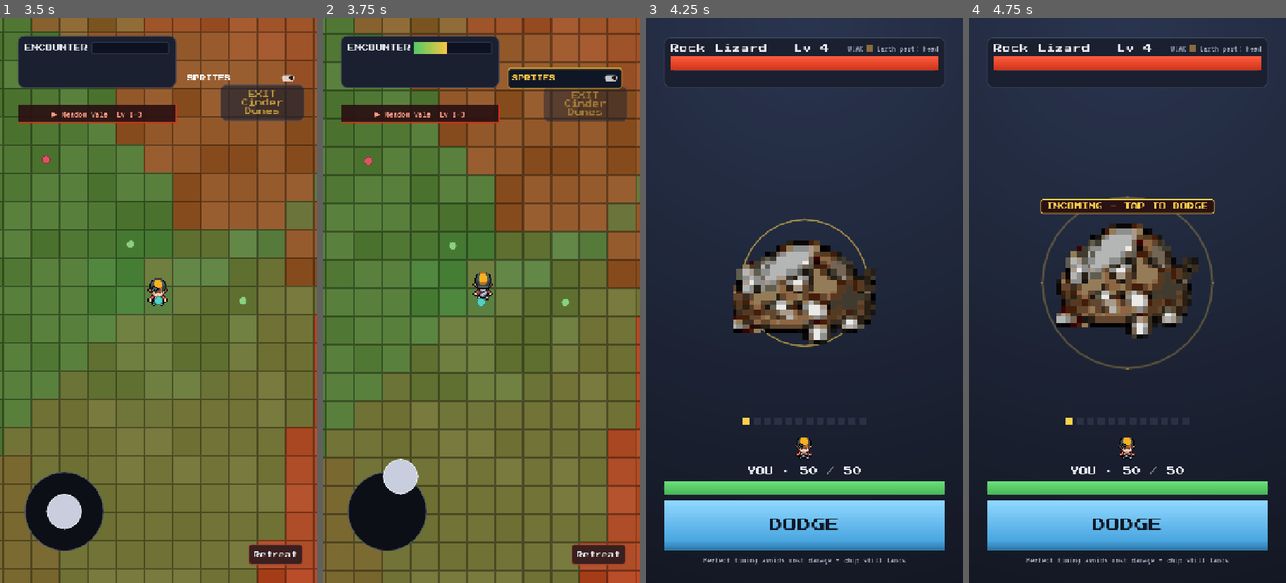
Above: before the commit, frames 1-4 (left to right).
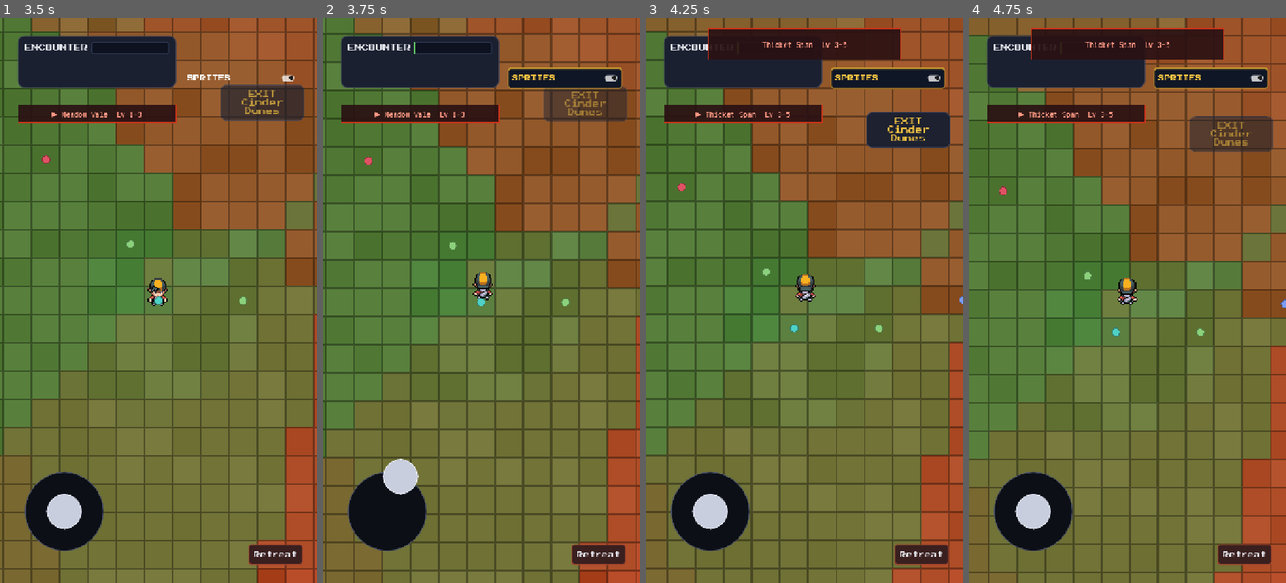
Above: after the commit, the same moments.

Repository: taigamura/infinity-hunter
Game: Godot game, scene res://src/ui/launch/launch_screen.tscn
The game is run twice, just before and just after one commit, with the same random seed, the same clock (stepped at 60 frames per second) and the same inputs.
Inputs (mouse positions are in pixels of both pictures, inside the frame that each line leads up to):
- Up to frame 1 (3.5 s): click "START EXPEDITION" at 0.5 s; click "Retreat" at 1.25 s; click "START EXPEDITION" at 2 s; click "SPRITES" at 2.75 s
- Up to frame 2 (3.75 s): drag from (386, 509) to (513, 176) at 3.52 s
- Up to frame 3 (4.25 s): no input
- Up to frame 4 (4.75 s): drag from (1064, 328) to (1111, 413) at 4.27 s

Frame 1 is identical in both runs. In frame 2, 0.2% of the frame differs, in the area x 29-40%, y 4-7%; in frame 3, 95%; in frame 4, 97%, in the area x 0-100%, y 0-100%.

Commit message:
Overworld: delta-scale encounter gauge so fights don't fire instantly
The encounter gauge ticked once per 60Hz physics frame while moving but
added the full per-tick gauge_rate each time, so a fight fired after
~0.26s of walking in the calmest section. Make the fill time-based:
EncounterSystem.tick gains an optional dt (defaults to 1.0, preserving
the per-tick unit tests) and the overworld passes the frame delta, so
gauge_rate now reads as a per-second rate (calm camp ~15s, hotter fill
sections ~5-6s, apex/spike ~1-2s).

Co-Authored-By: Claude Opus 4.8 <noreply@anthropic.com>
Claude-Session: https://claude.ai/code/session_01QF11cToPNv2AwSFHM5VUrP

Diff:
--- a/src/systems/encounter_system.gd
+++ b/src/systems/encounter_system.gd
@@ -12,13 +12,19 @@
 # (tier_params["jitter"], default 0). Returns {"gauge": float, "fired": bool}.
 # When the advanced gauge reaches or exceeds GAUGE_THRESHOLD, fired is true
 # and the returned gauge resets to 0.
-static func tick(tier_params: Dictionary, gauge: float, rng: RandomNumberGenerator) -> Dictionary:
+#
+# `dt` scales the advance so `gauge_rate`/`jitter` read as per-second values:
+# the overworld calls this every physics frame and passes the frame delta, so
+# a section fills over seconds of walking rather than instantly. Defaults to
+# 1.0, which preserves the original per-tick semantics for existing callers
+# and unit tests.
+static func tick(tier_params: Dictionary, gauge: float, rng: RandomNumberGenerator, dt: float = 1.0) -> Dictionary:
 	var rate: float = tier_params.get("gauge_rate", 0.0)
 	var jitter: float = tier_params.get("jitter", DEFAULT_JITTER)
 	var delta := rate
 	if jitter > 0.0:
 		delta += rng.randf_range(-jitter, jitter)
-	delta = maxf(delta, 0.0)
+	delta = maxf(delta, 0.0) * dt
 
 	var new_gauge := gauge + delta
 	if new_gauge >= GAUGE_THRESHOLD:
--- a/src/ui/overworld/overworld_screen.gd
+++ b/src/ui/overworld/overworld_screen.gd
@@ -405,9 +405,9 @@
 	if _travel_target_zone_id != "" and tile_map.local_to_map(character.position) == _exit_cell:
 		_travel_deeper()
 		return
-	_tick_encounter()
-
-func _tick_encounter() -> void:
+	_tick_encounter(delta)
+
+func _tick_encounter(delta: float) -> void:
 	var cell := tile_map.local_to_map(character.position)
 	var tier_id := SectionLayout.section_for_cell(cell, MAP_COLS, MAP_ROWS, _section_layout)
 	if tier_id != _current_section_id:
@@ -418,7 +418,7 @@
 	var tier_params: Dictionary = _section_layout.get("params", {}).get(tier_id, {})
 	tier_params = _apply_den_bias(tier_params, cell)
 
-	var result := EncounterSystem.tick(tier_params, _gauge, _rng)
+	var result := EncounterSystem.tick(tier_params, _gauge, _rng, delta)
 	_gauge = result["gauge"]
 	gauge_bar.value = _gauge
 	_update_hot_strip(tier_id)
--- a/tests/unit/test_encounter_system.gd
+++ b/tests/unit/test_encounter_system.gd
@@ -24,6 +24,20 @@
 	var result := EncounterSystem.tick(tier, 0.0, _rng(1))
 	assert_false(result["fired"])
 	assert_almost_eq(result["gauge"], 10.0)
+
+func test_dt_scales_the_advance_as_a_per_second_rate() -> void:
+	# gauge_rate reads as "per second": a frame delta scales it down so the
+	# gauge fills over seconds of walking, not in a single 60Hz physics frame.
+	var tier := {"gauge_rate": 6.0}
+	var frame := EncounterSystem.tick(tier, 0.0, _rng(1), 1.0 / 60.0)
+	assert_false(frame["fired"], "a single 60Hz frame must not fire a calm section")
+	assert_almost_eq(frame["gauge"], 0.1)
+
+	# One full simulated second of frames advances by the whole per-second rate.
+	var gauge := 0.0
+	for _i in range(60):
+		gauge = EncounterSystem.tick(tier, gauge, _rng(_i), 1.0 / 60.0)["gauge"]
+	assert_almost_eq(gauge, 6.0)
 
 func test_higher_rate_tier_fires_in_fewer_ticks() -> void:
 	var slow_tier := {"gauge_rate": 5.0}
--- a/tests/unit/test_scenes_smoke.gd
+++ b/tests/unit/test_scenes_smoke.gd
@@ -223,7 +223,7 @@
 	gauge_bar.value = 50.0
 	var outer_cell := Vector2i(screen.MAP_COLS / 2, 0)
 	screen.character.position = Vector2(outer_cell) * float(screen.TILE_SIZE)
-	screen._tick_encounter()
+	screen._tick_encounter(1.0)
 
 	# The border-crossing reset zeroes the gauge before EncounterSystem.tick
 	# advances it by one tier tick, so post-tick it must be far below the
Not shown, changed: CONTEXT.md
